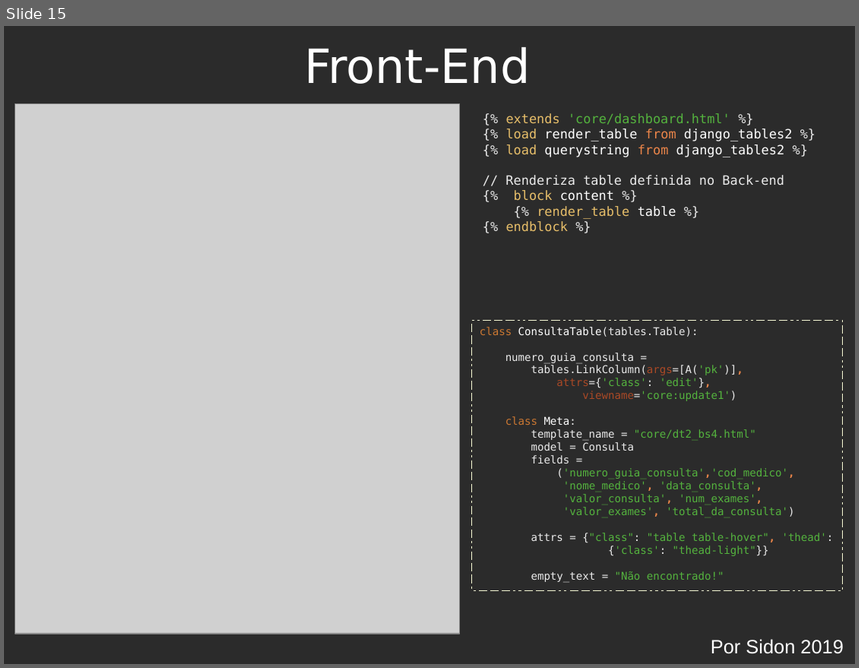
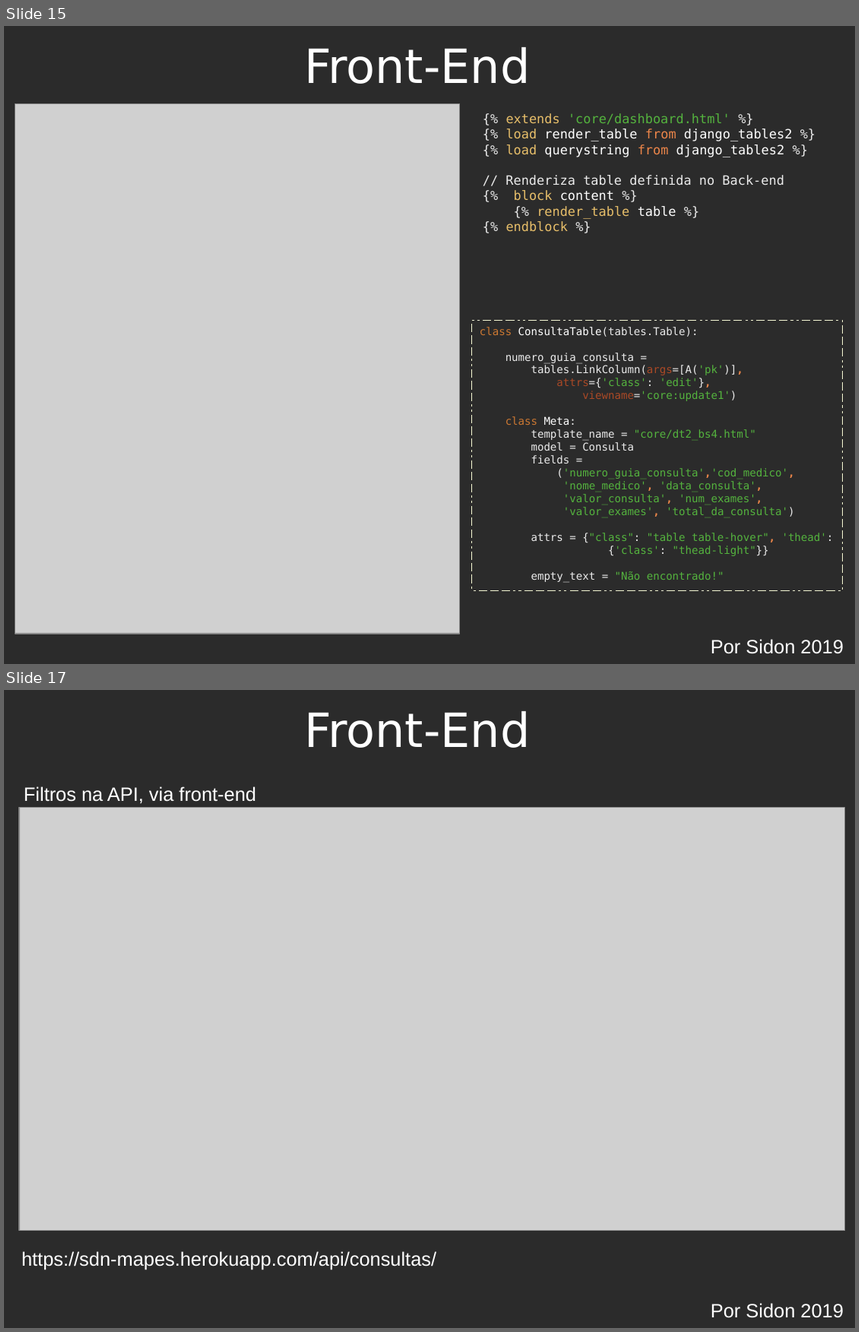
Before and after one commit to Sidon/desafio-mapes, a slide deck: doc/apresentacao_mapes.odp. Shown one above the other, each under a label of ours: slide 15 before the commit, slides 15 and 17 after it; the slides between them are not shown. The pictures are 859x668 and 859x1332 pixels, drawn with LibreOffice and Linux fonts; fonts in the diff are those of the drawing; grey boxes stand for pictures; background and template pictures are left out; a plain dark background stands for a picture behind light text. Boxes give left, top, right and bottom in pixels: in the first picture for what was removed or moved away, otherwise in the second. Text is boxed around its words. In the diff, an @@ line names an element or a change of style, - is before the commit and + after.

```diff
--- a/doc/apresentacao_mapes.odp
+++ b/doc/apresentacao_mapes.odp
@@ slide 17 added at (4, 690, 855, 1328), background picture (left out) @@
@@ title added at (304, 711, 530, 748), 44 pt, text #FFFFFF @@
+Front-End
@@ text added at (24, 787, 256, 804), 18 pt, text #FFFFFF @@
+Filtros na API, via front-end
@@ picture added at (19, 808, 846, 1231) @@
@@ text added at (21, 1252, 436, 1270), 18 pt, text #FFFFFF @@
+https://sdn-mapes.herokuapp.com/api/consultas/
@@ text added at (711, 1303, 843, 1319), 18 pt, text #FFFFFF @@
+Por Sidon 2019
```
Also in this commit, not shown: 4 slides changed, 2 other slides added, 1 other file.
